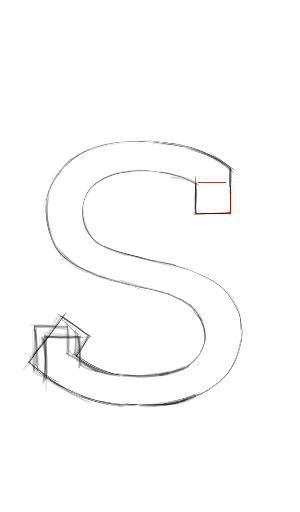
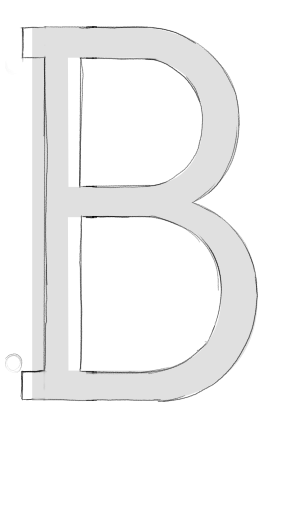
Layered file, before and after one edit (w=300, h=512). Changes by layer:
pixels changed over [5, 26, 258, 408] (layer not identified)
